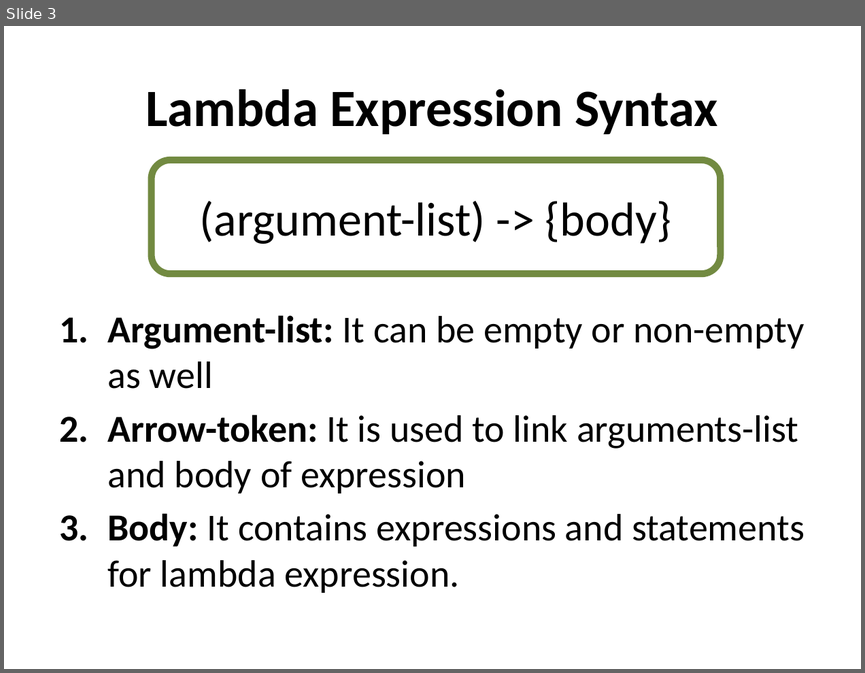
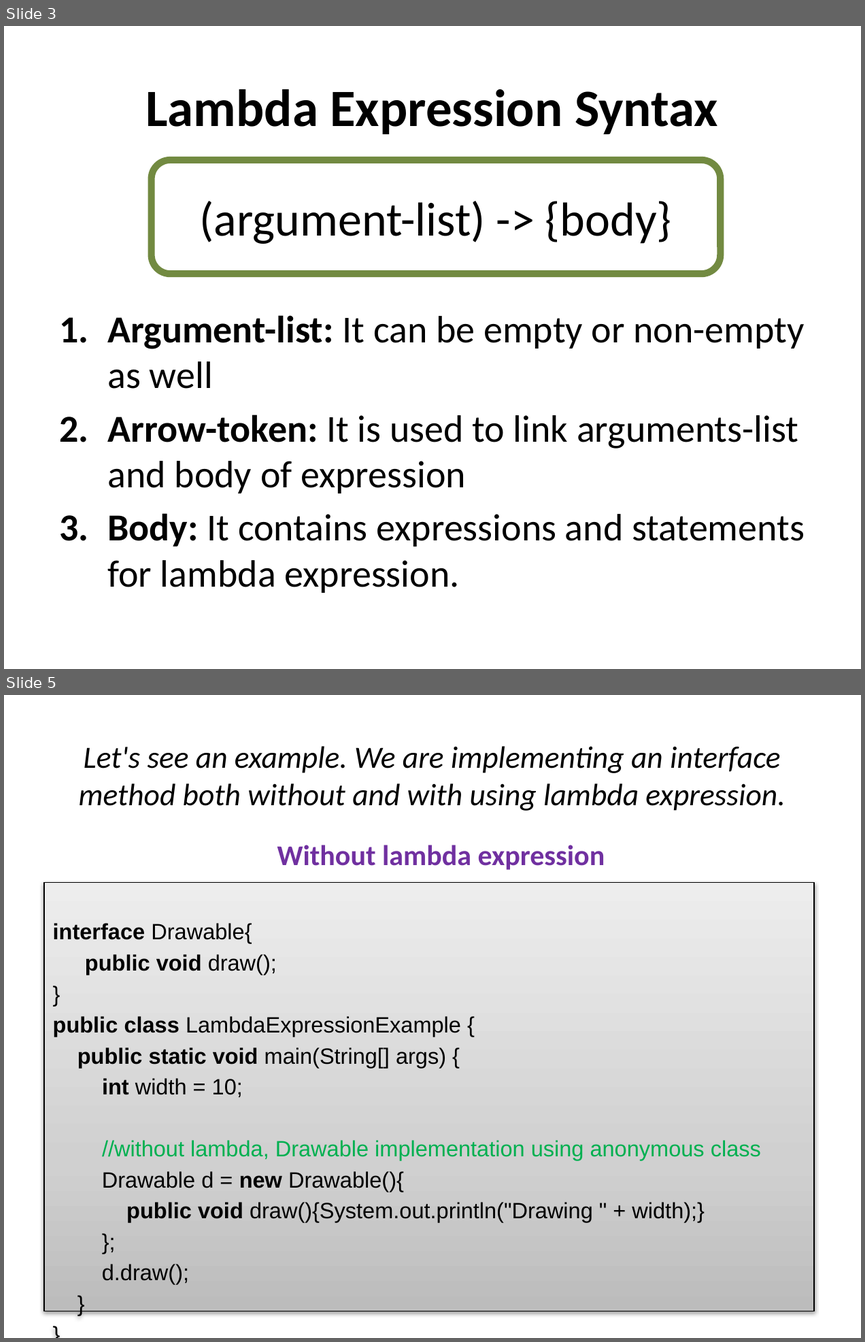
Before and after one commit to Rekklas/lambdas_presentation, a slide deck: lambdas.pptx. Shown one above the other, each under a label of ours: slide 3 before the commit, slides 3 and 5 after it; the slides between them are not shown. The pictures are 865x673 and 865x1342 pixels, drawn with LibreOffice and Linux fonts; fonts in the diff are those of the drawing. Boxes give left, top, right and bottom in pixels: in the first picture for what was removed or moved away, otherwise in the second. Text is boxed around its words. In the diff, an @@ line names an element or a change of style, - is before the commit and + after.

Commit message:
Three slides with examples added

```diff
--- a/lambdas.pptx
+++ b/lambdas.pptx
@@ slide 5 added at [4, 695, 861, 1338], background #FFFFFF @@
@@ title added at [79, 746, 785, 811], 26 pt, text #000000, italic @@
+Let's see an example. We are implementing an interface method both without and with using lambda expression.
@@ text added at [277, 845, 605, 870], 24 pt, text #7030A0, bold @@
+Without lambda expression
@@ text added at [44, 883, 814, 1311], fill gradient #BDBDBD to #D1D1D1 to #EEEEEE, outline #000000 0.75 pt, 18.6 pt, text #000000 @@
+interface Drawable{
+public void draw();
+}
+public class LambdaExpressionExample {
+public static void main(String[] args) {
+int width = 10;
+//without lambda, Drawable implementation using anonymous class
+Drawable d = new Drawable(){
+public void draw(){System.out.println("Drawing " + width);}
+};
+d.draw();
+}
+}
```
Also in this commit, not shown: 2 other slides added.
